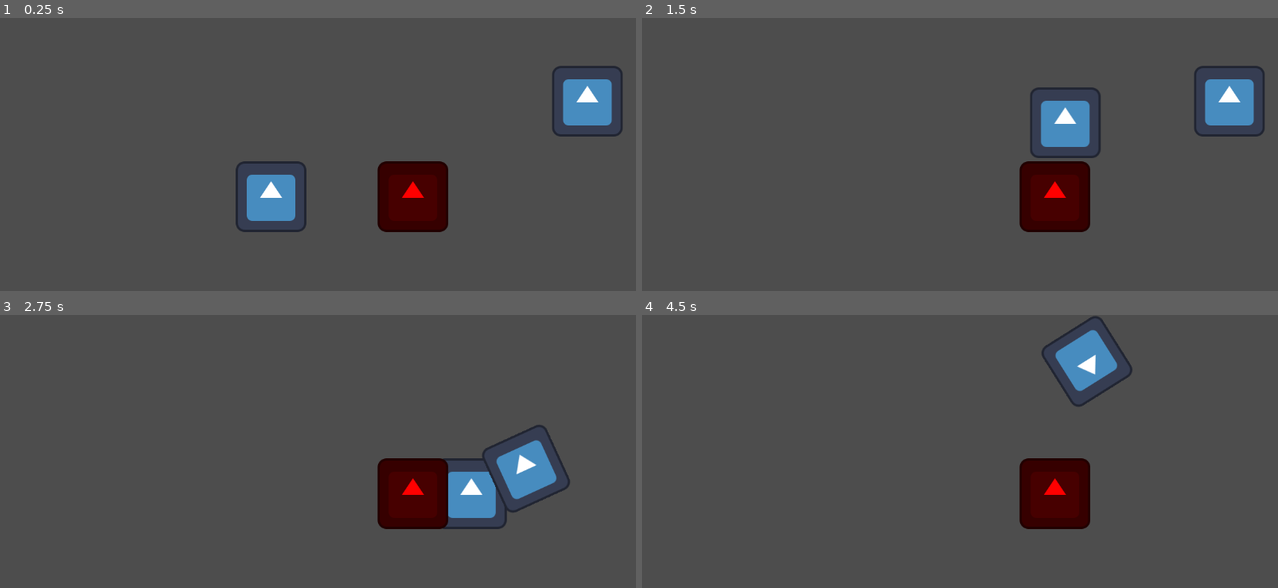
Above: before the commit, frames 1-4 (two rows, left to right).
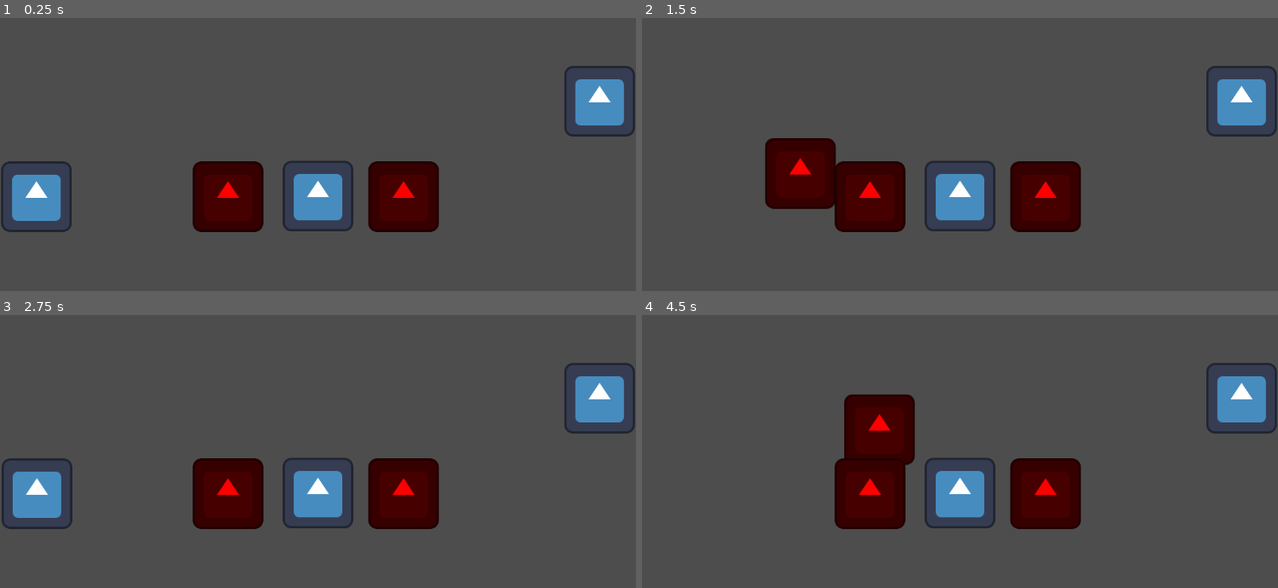
Above: after the commit, the same moments.

Repository: codenergy-dev/maricagamesjam2025_codenergy
Game: Godot game, scene res://scenes/game.tscn
The game is run twice, just before and just after one commit, with the same random seed, the same clock (stepped at 60 frames per second) and the same inputs. The engine's default icon, where the game draws it, is replaced by a stand-in: a white triangle on a blue panel in a dark square.
Inputs:
- Up to frame 1 (0.25 s): no input
- Up to frame 2 (1.5 s): tap Enter (ui_accept) at 0.5, 0.77 s; hold Right (ui_right) from 0.53 s (still down)
- Up to frame 3 (2.75 s): tap Enter (ui_accept) at 1.52 s; release Right (ui_right) at 2.03 s; hold Left (ui_left) from 2.03 s (still down)
- Up to frame 4 (4.5 s): release Left (ui_left) at 2.78 s; hold Right (ui_right) 2.78-4.28 s; tap Enter (ui_accept) at 3.02, 3.77 s; hold Left (ui_left) from 4.28 s (still down)

The runs differ from the first frame. In frame 1, 9.1% of the frame differs, in the area x 0-100%, y 17-79%; in frame 2, 11%; in frame 3, 12%; in frame 4, 12%.

Commit message:
Add pet to game scene

Diff:
--- a/godot/scenes/game.tscn
+++ b/godot/scenes/game.tscn
@@ -1,27 +1,34 @@
-[gd_scene load_steps=5 format=3 uid="uid://dit1a017pswy0"]
+[gd_scene load_steps=6 format=3 uid="uid://dit1a017pswy0"]
 
 [ext_resource type="PackedScene" uid="uid://ex2bnscbk8kg" path="res://scenes/player.tscn" id="1_yqjtg"]
 [ext_resource type="PackedScene" uid="uid://bsks3p5vrlvd8" path="res://scenes/fire.tscn" id="2_lnu2h"]
 [ext_resource type="PackedScene" uid="uid://j1qhlx1eb1j2" path="res://scenes/bee.tscn" id="3_lnu2h"]
+[ext_resource type="PackedScene" uid="uid://hfdx2agbin6m" path="res://scenes/pet.tscn" id="4_lbhrr"]
 
 [sub_resource type="RectangleShape2D" id="RectangleShape2D_lbhrr"]
-size = Vector2(700, 124)
+size = Vector2(1303, 124)
 
 [node name="Game" type="Node2D"]
 
 [node name="Camera2D" type="Camera2D" parent="."]
 
 [node name="Player" parent="." instance=ExtResource("1_yqjtg")]
-position = Vector2(-85, -1)
+position = Vector2(-510, -1)
 
 [node name="Fire" parent="." instance=ExtResource("2_lnu2h")]
-position = Vector2(172, 0)
+position = Vector2(-163, 0)
+
+[node name="Fire2" parent="." instance=ExtResource("2_lnu2h")]
+position = Vector2(155, 0)
 
 [node name="Bee" parent="." instance=ExtResource("3_lnu2h")]
-position = Vector2(488, -173)
+position = Vector2(510, -173)
+
+[node name="Pet" parent="." instance=ExtResource("4_lbhrr")]
 
 [node name="StaticBody2D" type="StaticBody2D" parent="."]
-position = Vector2(201, 125)
+position = Vector2(-224, 125)
 
 [node name="CollisionShape2D" type="CollisionShape2D" parent="StaticBody2D"]
+position = Vector2(226.5, 0)
 shape = SubResource("RectangleShape2D_lbhrr")
